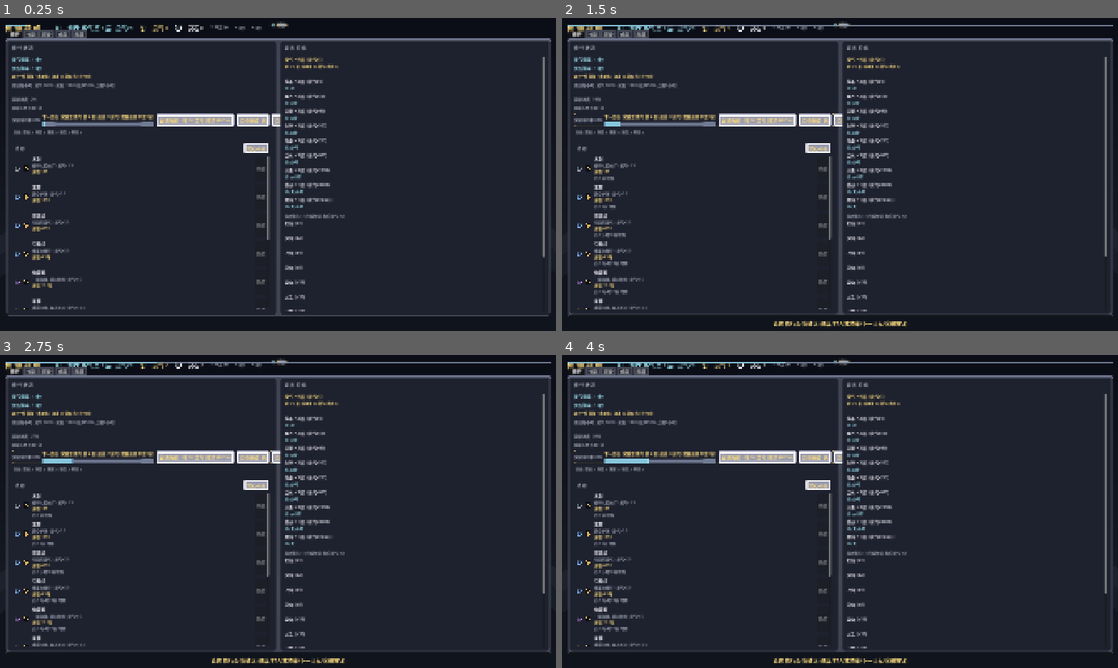
Above: before the commit, frames 1-4 (two rows, left to right).
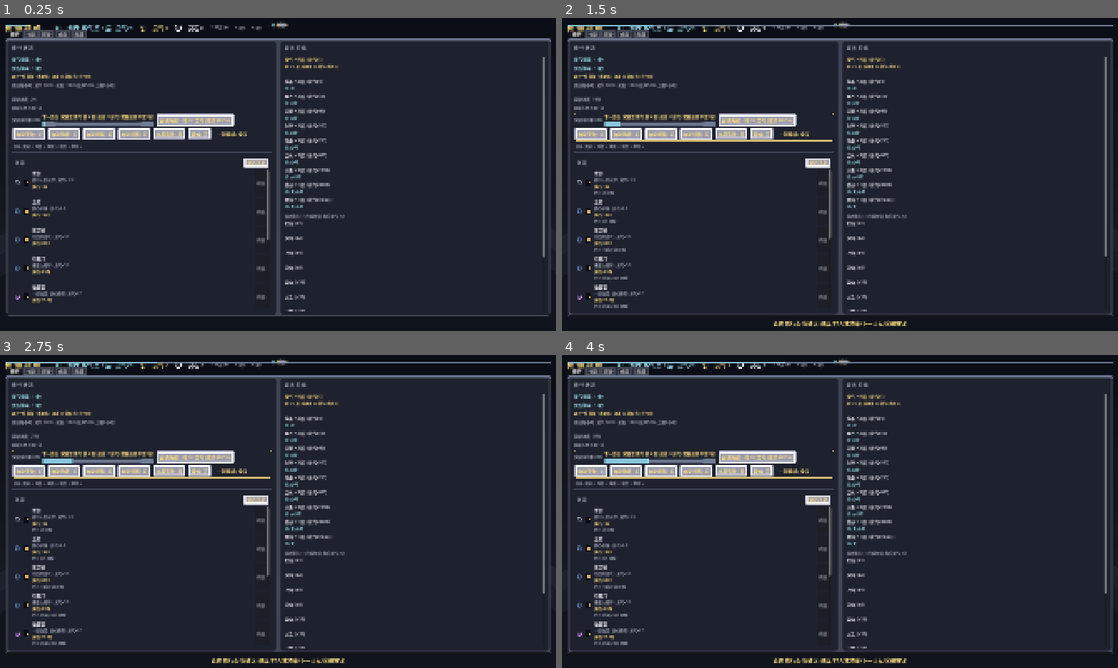
Above: after the commit, the same moments.

Repository: playerss/xiuxian-idle-godot
Game: Godot game, scene res://scenes/main.tscn
Same seed, same stepped clock (60 frames per second), same inputs: the game is played once before the commit and once after it.
Inputs (mouse positions are in pixels of both pictures, inside the frame that each line leads up to):
- Up to frame 1 (0.25 s): no input
- Up to frame 2 (1.5 s): click (828, 27) at 0.52 s; click "领悟 11" at 1.25 s
- Up to frame 3 (2.75 s): click "神通 6" at 2 s
- Up to frame 4 (4 s): click "施展" at 2.75 s; click "法器" at 3.5 s

The runs differ from the first frame. In frame 1, 3.9% of the frame differs, in the area x 2-51%, y 30-94%; in frame 2, 4.3%; in frame 3, 4.3%; in frame 4, 4.3%.

Commit message:
fix(试玩): 修行页突破区 break_box 单行溢出压右栏 → 改 VBox 双行布局
break_box 10 控件 min 宽合计 1559px > 左栏面板宽 898px, HBox 撑破
FULL_RECT 锚框, 「自动施展/领悟/水墨背景/音效/一键挂机」整段伸入右栏
境界阶梯面板背后被盖, 截图所见「自动购置」只剩 4 字即此因。
改 VBox(面板 min_h 46→96) + 两 HBox:
  行1 = 突破成功率 + 进度列 + 尝试突破 (min ~736px)
  行2 = 自动系列4 + 水墨背景 + 音效 + 一键挂机 (min ~823px)
均 < 面板内宽 894, diag6 复测两行右缘 936 = 0 OVERFLOW。
验证: diag4 六按钮 push_input 全 fired(A 同验通过), 4 项基线全绿
(selftest 11328 / stress 646 / ui_test 4418 / 冒烟 0 错误),
180s 真窗口重跑 17 击 0 fail, 截图复核无截断无叠压。

Diff:
--- a/scripts/main.gd
+++ b/scripts/main.gd
@@ -965,23 +965,33 @@
 	# 机器试玩修复(A/B 根因): _break_panel 入 VBox 无最小高 → 0 高, break_box 撑出到 y318..360,
 	# 被后入树的 _auto_sum_panel 内部 PASS HBox 抢吃中心点击 (A 不 fire) + 行文字叠字 (B)。
 	# 最小高 = break_box 内容高 (~42) + 边 4, VBox 正常分配后两面板各落其位互不溢出。
-	_break_panel.custom_minimum_size = Vector2(0, 46)
+	_break_panel.custom_minimum_size = Vector2(0, 96)
 	_break_panel.tooltip_text = "突破区 (进度/ETA/成功率/下一目标/突破按钮/自动系列 开关)。顶栏 下一目标 进度条 点击 可 直达 本区 (金边高亮 1.2s)。"
 	left.add_child(_break_panel)
 	# 突破区 横排 (成功率 + 进度区 VBox + 突破按钮 + 4 自动开关; 视觉 顺序/间距 与原 竖排 一致)
-	var break_box := HBoxContainer.new()
+	# 试玩修复(打磨-17x): break_box min 宽 1559 > 面板 898 → HBox 撑破锚框压到右栏 (视觉 B)。
+	# 改 VBox 双 HBox 行: 行1=成功率+进度列+突破按钮 (min ~736), 行2=自动系列+装饰+一键 (min ~823), 均 <898。
+	var break_box := VBoxContainer.new()
 	break_box.set_anchors_preset(Control.PRESET_FULL_RECT)
 	break_box.offset_left = 2
 	break_box.offset_top = 2
 	break_box.offset_right = -2
 	break_box.offset_bottom = -2
-	break_box.add_theme_constant_override("separation", 8)
+	break_box.add_theme_constant_override("separation", 6)
 	_break_panel.add_child(break_box)
-	break_box.add_child(_chance_label)
+	var break_row1 := HBoxContainer.new()
+	break_row1.add_theme_constant_override("separation", 8)
+	break_box.add_child(break_row1)
+	var break_row2 := HBoxContainer.new()
+	break_row2.add_theme_constant_override("separation", 8)
+	break_row1.size_flags_vertical = Control.SIZE_EXPAND_FILL
+	break_row2.size_flags_vertical = Control.SIZE_EXPAND_FILL
+	break_box.add_child(break_row2)
+	break_row1.add_child(_chance_label)
 	var break_col := VBoxContainer.new()
 	break_col.size_flags_vertical = Control.SIZE_EXPAND_FILL
 	break_col.add_theme_constant_override("separation", 8)
-	break_box.add_child(break_col)
+	break_row1.add_child(break_col)
 	# 打磨-31: 下一目标提示 (玩家下一步该做什么: 目标名+缺口+预计时间)
 	_goal_label = _label("", 14, GOLD)
 	break_col.add_child(_goal_label)
@@ -1004,7 +1014,7 @@
 	# 静态 前缀 存 成员 供 重拼 (防 split 坑, 同 打磨-84/85 动态段 口径)
 	_break_btn_tip_static = ("点击 尝试 突破/道行精进 (消耗 与 成功率 见 按钮文案, 失败 全耗 重攒). 金边高亮 = 资源 已 攒够 可 点击 (打磨-32).\n\n【本次 突破 预估 (动态)】\n")
 	_break_btn.tooltip_text = _break_btn_tip_static + GameData.break_btn_tip()
-	break_box.add_child(_break_btn)
+	break_row1.add_child(_break_btn)
 	# 打磨-67: 自动突破开关 (资源攒够自动尝试 突破/道行精进; 状态变化才刷按钮态)
 	_auto_break_btn = _make_button("自动突破: 关")
 	_auto_break_btn.toggle_mode = true
@@ -1016,7 +1026,7 @@
 		+ "开关 存档 持久化, 默认 关 (手动玩家不受影响); 道祖封顶 恒不触发。\n\n"
 		+ "【下次 自动突破 耗时 (动态)】")
 	_auto_break_btn.tooltip_text = _auto_break_tip_static
-	break_box.add_child(_auto_break_btn)
+	break_row2.add_child(_auto_break_btn)
 	# 打磨-68: 自动购置开关 (灵石攒够 自动购买 法器/装备 + 自动最佳换装; 状态变化才刷按钮态)
 	_auto_buy_btn = _make_button("自动购置: 关")
 	_auto_buy_btn.toggle_mode = true
@@ -1028,7 +1038,7 @@
 		+ "开关 存档 持久化, 默认 关 (手动玩家不受影响); 离线期间不触发 (离线只结算收益, 重新进入游戏后生效)。\n\n"
 		+ "【下一件 可购 时间 (动态)】")
 	_auto_buy_btn.tooltip_text = _auto_buy_tip_static
-	break_box.add_child(_auto_buy_btn)
+	break_row2.add_child(_auto_buy_btn)
 	# 打磨-69: 自动施展开关 (主动神通 冷却完毕 自动 施展 爆发; 状态变化才刷按钮态)
 	_auto_cast_btn = _make_button("自动施展: 关")
 	_auto_cast_btn.toggle_mode = true
@@ -1040,7 +1050,7 @@
 		+ "开关 存档 持久化, 默认 关 (手动玩家不受影响); 离线期间不触发 (离线只结算收益, 重新进入游戏后生效)。\n\n"
 		+ "【神通 就绪/爆发/冷却 (动态)】")
 	_auto_cast_btn.tooltip_text = _auto_cast_tip_static
-	break_box.add_child(_auto_cast_btn)
+	break_row2.add_child(_auto_cast_btn)
 	# 打磨-80: 自动领悟开关 (境界/层 提升 解锁 新技能 自动 批量 领悟; 状态变化才刷按钮态)
 	_auto_learn_btn = _make_button("自动领悟: 关")
 	_auto_learn_btn.toggle_mode = true
@@ -1052,7 +1062,7 @@
 		+ "开关 存档 持久化, 默认 关 (手动玩家不受影响); 离线期间不触发 (离线只结算收益, 重新进入游戏后生效)。\n\n"
 		+ "【当前 可学/下一 门槛 (动态)】")
 	_auto_learn_btn.tooltip_text = _auto_learn_tip_static
-	break_box.add_child(_auto_learn_btn)
+	break_row2.add_child(_auto_learn_btn)
 
 	# 打磨-137-2: 水墨山水 背景 开关 (toggle; 默认 开; 与 自动 系列 按钮 同区 末位;
 	# 装饰 开关 无 离线 触发 语义, 文案 不 挂 离线 提示; 状态 变化 才 刷, _process 幂等 同步)
@@ -1064,7 +1074,7 @@
 		+ "低 饱和 深色系 不 抢 前景 文字; 0.1s 量化 重绘 10fps, 关闭 时 节点 隐藏 零 开销。\n" \
 		+ "开关 存档 持久化, 默认 开 (旧档 缺字段 默认 开)。"
 	_bg_btn.pressed.connect(_on_bg_toggle)
-	break_box.add_child(_bg_btn)
+	break_row2.add_child(_bg_btn)
 	# 打磨-140: 音效 开关 (toggle; 默认 开; 与 水墨背景 开关 同区 同 定位: 装饰 设置 开关, 存档 持久化,
 	# 状态 变化 才 刷, _refresh 幂等 同步; 关 = _sfx_play 静默 跳过 [触发点 逻辑/浮动/消息 不变])
 	_sfx_btn = _make_button("音效: 开" if GameData.sfx_on else "音效: 关")
@@ -1075,7 +1085,7 @@
 		+ "关闭 后 触发 点 静默 跳过 (浮动/底部 消息/结算 逻辑 均 不变, 只 不 播 声); 音量 -6dB 不 盖 音乐 口径 不变。\n" \
 		+ "开关 存档 持久化, 默认 开 (旧档 缺字段 默认 开)。"
 	_sfx_btn.pressed.connect(_on_sfx_toggle)
-	break_box.add_child(_sfx_btn)
+	break_row2.add_child(_sfx_btn)
 	# 打磨-88: 一键挂机 按钮 (一键 全开/全关 自动系列 4 开关 [突破/购置/施展/领悟];
 	# toggle 反映 全开 态: 全开="一键挂机: 全开" 按压, 未全开/部分开="一键挂机: 全关" 未按压;
 	# 点击 方向: 未全开 → 全开 (补齐 至 全开, 含 部分开 场景), 全开 → 全关;
@@ -1096,7 +1106,7 @@
 	_idle_focus.bg_color = Color(0, 0, 0, 0)
 	_auto_idle_btn.add_theme_stylebox_override("focus", _idle_focus)
 	_idle_btn_sb_rest = _auto_idle_btn.get_theme_stylebox("normal")
-	break_box.add_child(_auto_idle_btn)
+	break_row2.add_child(_auto_idle_btn)
 	# 打磨-70: 自动系列 状态汇总行 (三个开关 开启后 扫视 不知 哪些 已 生效;
 	# 一行摘要 "自动: 突破 ✓/✗ · 购置 ✓/✗ · 施展 ✓/✗", 开启 金 / 未开 灰, 状态 变化 才刷)
 	# 打磨-74: 汇总行 包进透明 Panel (顶栏 自动 徽标 点击直达 时 金边高亮 1.2s, 复用 法器区 口径)
